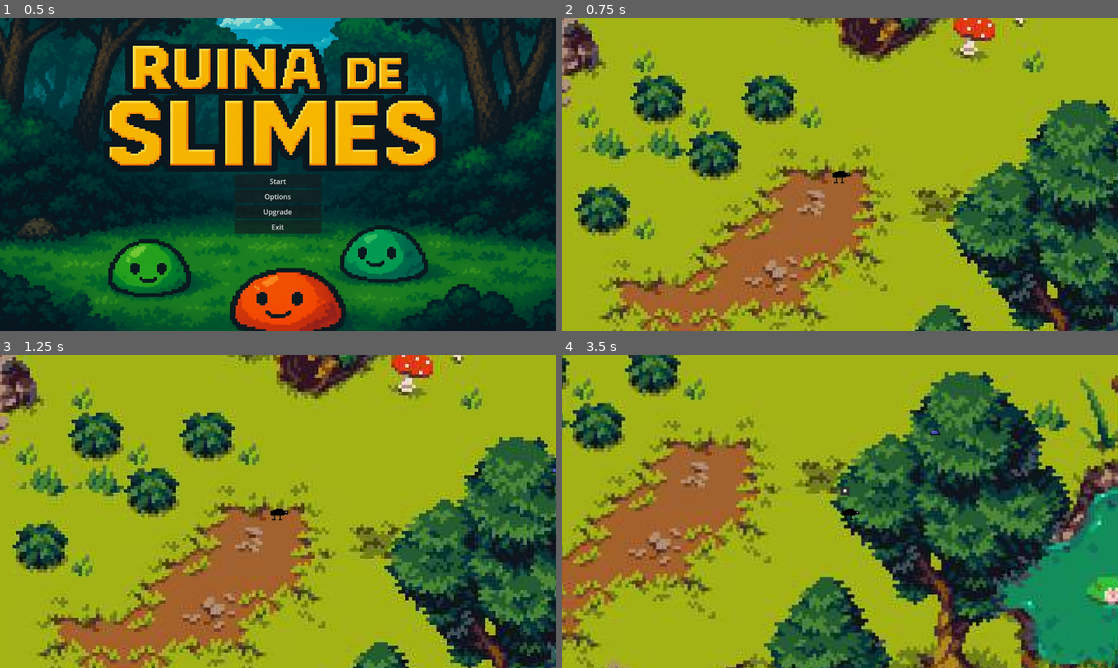
Above: before the commit, frames 1-4 (two rows, left to right).
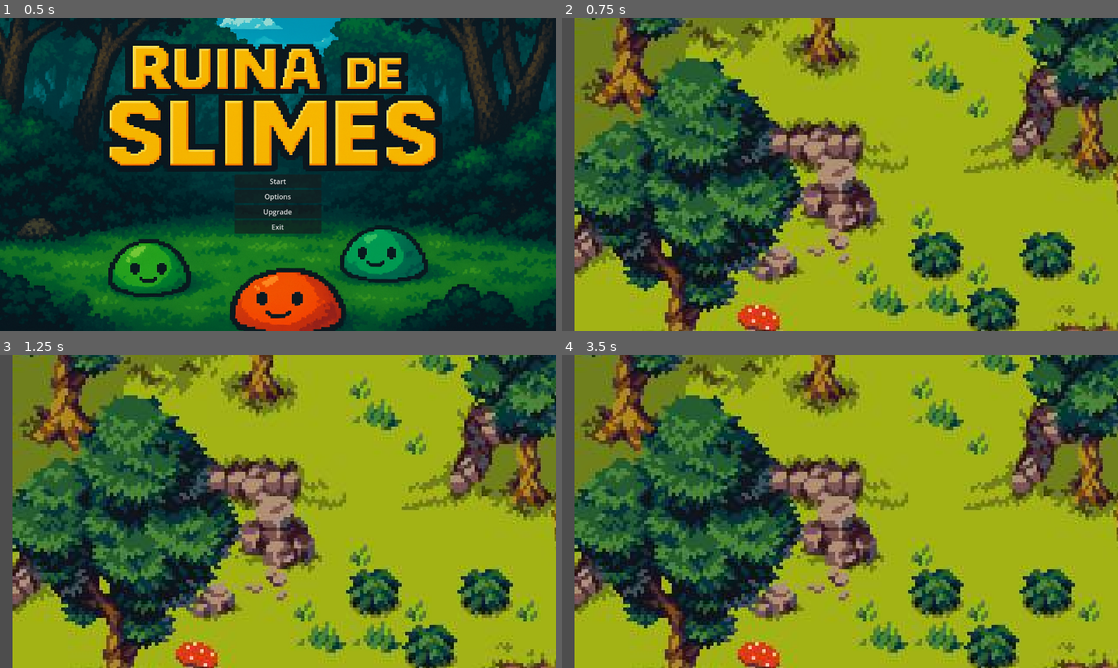
Above: after the commit, the same moments.

Repository: AtosAiresArruda/Ruina-das-Slimes
Game: Godot game, scene res://Cenas/MainMenu.tscn
Same seed, same stepped clock (60 frames per second), same inputs: the game is played once before the commit and once after it.
Inputs:
- Up to frame 1 (0.5 s): no input
- Up to frame 2 (0.75 s): click "Start" at 0.5 s
- Up to frame 3 (1.25 s): no input
- Up to frame 4 (3.5 s): tap Enter at 1.25 s; hold D (Right) 1.28-2.03 s; hold S (Down) 2.03-2.78 s; hold D (Right) from 2.78 s (still down)

Frame 1 is identical in both runs. In frame 2, 77% of the frame differs, in the area x 0-100%, y 0-100%; in frame 3, 77%; in frame 4, 85%.
Error after the commit: Cannot call method 'get_node' on a null value. (res://Scripts/EnemySpawner.gd:6)

Commit message:
Movement Upadated

Diff:
--- a/Cenas/Jogador.tscn
+++ b/Cenas/Jogador.tscn
@@ -1,55 +1,64 @@
-[gd_scene load_steps=8 format=3 uid="uid://b2aldla6h65yh"]
+[gd_scene load_steps=9 format=3 uid="uid://b2aldla6h65yh"]
 
 [ext_resource type="Script" uid="uid://draupikafg6fn" path="res://Scripts/Jogador.gd" id="1_twm4h"]
-[ext_resource type="Texture2D" uid="uid://braxoin6p152e" path="res://assets/spr_patoCracudo-Sheet.png" id="2_4ee2j"]
+[ext_resource type="Texture2D" uid="uid://b3knkhe1815cs" path="res://assets/spr_personagemTeste-Sheet.png" id="2_4ee2j"]
+[ext_resource type="Texture2D" uid="uid://e6s0khjnup7x" path="res://assets/spr_personagemTeste.png" id="3_i8uuj"]
 
 [sub_resource type="RectangleShape2D" id="RectangleShape2D_4ee2j"]
-size = Vector2(28, 23)
-
-[sub_resource type="AtlasTexture" id="AtlasTexture_4ee2j"]
-atlas = ExtResource("2_4ee2j")
-region = Rect2(0, 0, 32, 32)
+size = Vector2(12, 28)
 
 [sub_resource type="AtlasTexture" id="AtlasTexture_i8uuj"]
 atlas = ExtResource("2_4ee2j")
-region = Rect2(32, 0, 32, 32)
+region = Rect2(0, 0, 16, 16)
+
+[sub_resource type="AtlasTexture" id="AtlasTexture_l884e"]
+atlas = ExtResource("2_4ee2j")
+region = Rect2(16, 0, 16, 16)
 
 [sub_resource type="SpriteFrames" id="SpriteFrames_i8uuj"]
 animations = [{
 "frames": [{
 "duration": 1.0,
-"texture": SubResource("AtlasTexture_4ee2j")
+"texture": SubResource("AtlasTexture_i8uuj")
 }, {
 "duration": 1.0,
-"texture": SubResource("AtlasTexture_i8uuj")
+"texture": SubResource("AtlasTexture_l884e")
 }],
 "loop": true,
-"name": &"default",
+"name": &"Running",
 "speed": 2.0
+}, {
+"frames": [{
+"duration": 1.0,
+"texture": ExtResource("3_i8uuj")
+}],
+"loop": true,
+"name": &"idle",
+"speed": 5.0
 }]
 
 [sub_resource type="RectangleShape2D" id="RectangleShape2D_i8uuj"]
-size = Vector2(24, 22)
+size = Vector2(22, 30)
 
 [node name="CharacterBody2D" type="CharacterBody2D"]
 script = ExtResource("1_twm4h")
 
 [node name="CollisionShape2D" type="CollisionShape2D" parent="."]
-position = Vector2(1, 0)
+position = Vector2(0, 1)
 shape = SubResource("RectangleShape2D_4ee2j")
 disabled = true
 
 [node name="AnimatedSprite2D" type="AnimatedSprite2D" parent="."]
 self_modulate = Color(0.84509724, 0.8398388, 0.83060575, 1)
-position = Vector2(-2.5, -15.000002)
-scale = Vector2(2.03125, 2.1875)
+scale = Vector2(2, 2)
 sprite_frames = SubResource("SpriteFrames_i8uuj")
-autoplay = "default"
+animation = &"idle"
+autoplay = "idle"
 
 [node name="PlayerArea" type="Area2D" parent="."]
 
 [node name="CollisionShape2D" type="CollisionShape2D" parent="PlayerArea"]
-position = Vector2(1, 1)
+position = Vector2(0, 1)
 shape = SubResource("RectangleShape2D_i8uuj")
 
 [connection signal="body_entered" from="PlayerArea" to="." method="_on_player_area_body_entered"]
--- a/Cenas/teste_level.tscn
+++ b/Cenas/teste_level.tscn
@@ -1,11 +1,13 @@
-[gd_scene load_steps=9 format=4 uid="uid://fwhjsq5t7ta7"]
+[gd_scene load_steps=9 format=4 uid="uid://kk7a3m6jaqay"]
 
 [ext_resource type="Script" path="res://Scripts/camera_2d.gd" id="1_olu0j"]
-[ext_resource type="Texture2D" uid="uid://d0r28f8byqpgl" path="res://assets/spr_grama.png" id="2_olu0j"]
 [ext_resource type="Shader" uid="uid://dd3n3kuu74dpf" path="res://Shaders/teste_shader.gdshader" id="3_3231g"]
 
+[sub_resource type="CompressedTexture2D" id="CompressedTexture2D_olu0j"]
+load_path = "res://.godot/imported/spr_grama.png-a196c118925862efa4b2db49473fb290.ctex"
+
 [sub_resource type="TileSetAtlasSource" id="TileSetAtlasSource_vxy7c"]
-texture = ExtResource("2_olu0j")
+texture = SubResource("CompressedTexture2D_olu0j")
 0:0/0 = 0
 1:0/0 = 0
 0:1/0 = 0
--- a/Scripts/Jogador.gd
+++ b/Scripts/Jogador.gd
@@ -45,8 +45,17 @@
 
 	if state == ALIVE:
 		velocity = direction * SPEED * mov_effect #MOVIMENTAÇÃO
+		if velocity.length() > 0:
+			sprite.play("Running")
+			if velocity.x > 0:
+				sprite.flip_h = false
+			else:
+				sprite.flip_h = true
+		else:
+			sprite.play("idle")
 		move_and_slide()
 	else:
+		sprite.play("idle")
 		velocity = Vector2(0,0)
 		get_tree().change_scene_to_file("res://Cenas/MainMenu.tscn")
 
